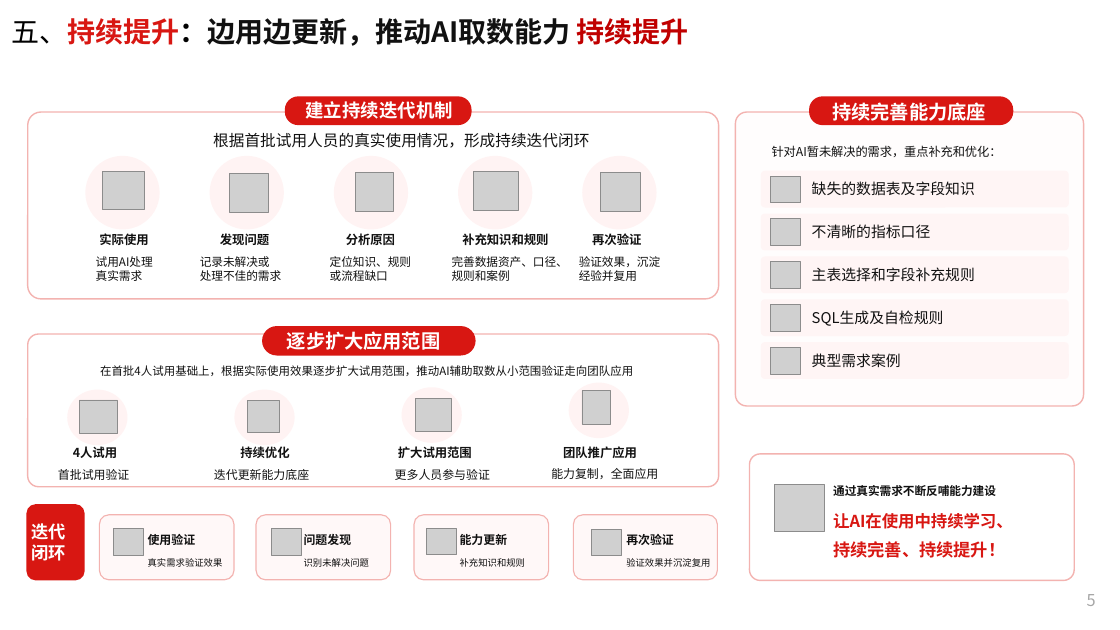
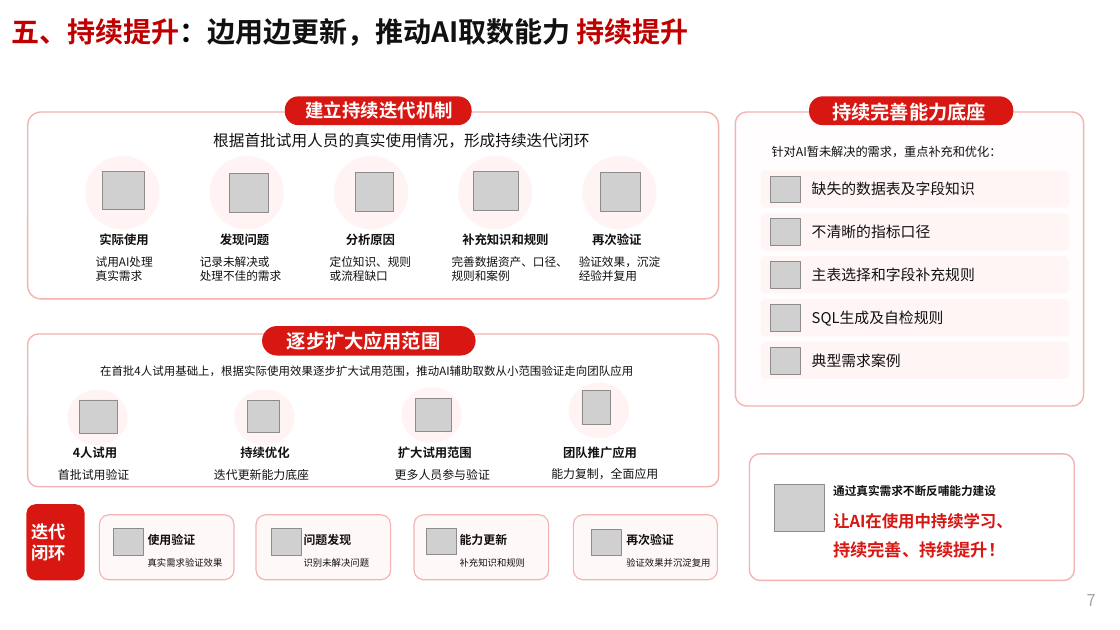
Before and after one commit to azqbozi/ppt-notes, a slide deck: slide 7 of 关于建立广州市场经营数据字典的汇报20260604v10（cxc） - 副本.pptx (slide 5 before the commit). Drawn at 1120x630 pixels with LibreOffice and Linux fonts; fonts in the diff are those of the drawing; grey boxes stand for pictures; background and template pictures are left out. Boxes give left, top, right and bottom in pixels: in the first picture for what was removed or moved away, otherwise in the second. Text is boxed around its words. In the diff, an @@ line names an element or a change of style, - is before the commit and + after.

```diff
--- a/关于建立广州市场经营数据字典的汇报20260604v10（cxc） - 副本.pptx
+++ b/关于建立广州市场经营数据字典的汇报20260604v10（cxc） - 副本.pptx
@@ text "五、持续提升：边用边更新，推动AI取数能力 持续提升" at box(11, 18, 689, 46): text colour #000000 to #C00000, text colour #D81712 to #C00000, bold on in "五、持续提升：边用边更新，推动AI取数能力" @@
@@ page number at box(1087, 594, 1096, 606): text changed @@
-5
+7
```
Also in this commit, not shown: 3 other slides changed, 2 slides added, 2 slides removed, 4 other files.
